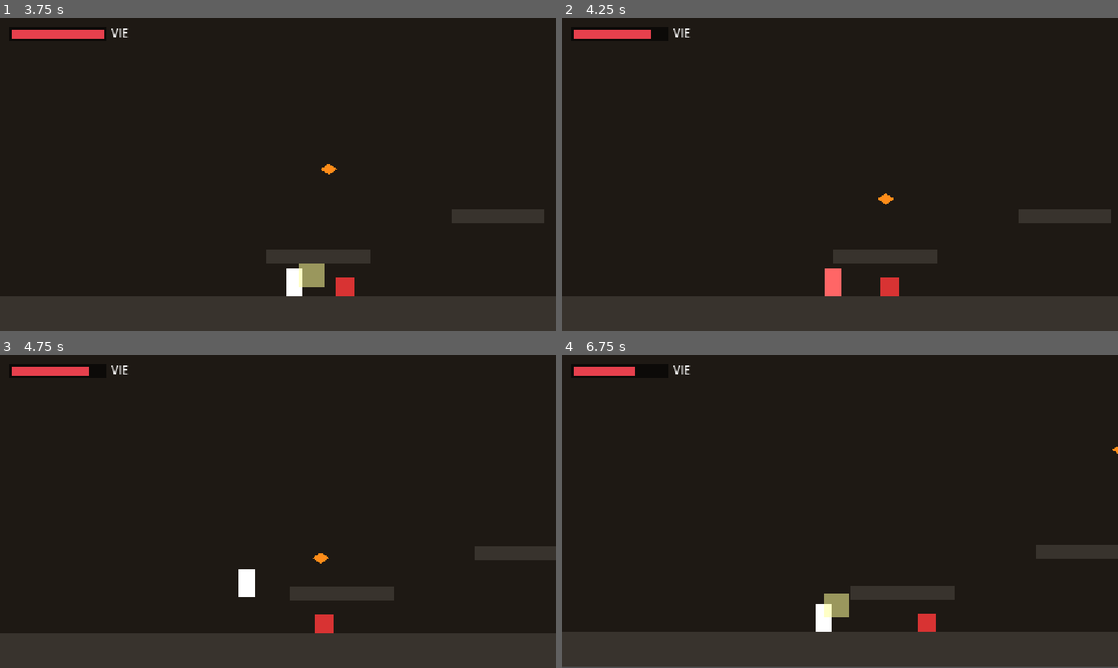
Above: before the commit, frames 1-4 (two rows, left to right).
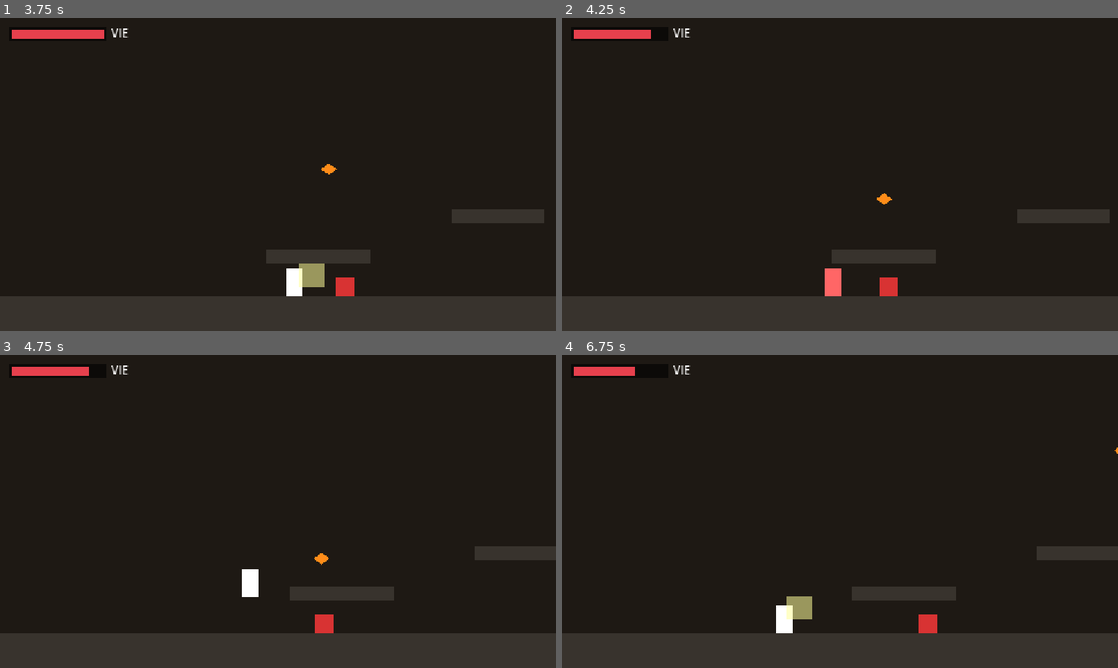
Above: after the commit, the same moments.

Repository: ServOMorph/jeu-pour-nino
Game: Godot game, scene res://scenes/ui/title.tscn
The game is run twice, just before and just after one commit, with the same random seed, the same clock (stepped at 60 frames per second) and the same inputs.
Inputs (mouse positions are in pixels of both pictures, inside the frame that each line leads up to):
- Up to frame 1 (3.75 s): tap Enter (ui_accept) at 0.5 s; move the mouse to (400, 158) at 0.52 s; hold D (move_right) 0.53-2.03 s; click (400, 158) at 0.6 s; tap Space (jump) at 0.77, 1.52, 3.02 s; move the mouse to (166, 190) at 1.27 s; click (166, 190) at 1.35 s; move the mouse to (333, 105) at 2.02 s; hold A (move_left) 2.03-2.78 s; click (333, 105) at 2.1 s; move the mouse to (250, 237) at 2.77 s; hold D (move_right) from 2.78 s (still down); click (250, 237) at 2.85 s; move the mouse to (444, 221) at 3.52 s; click (444, 221) at 3.6 s
- Up to frame 2 (4.25 s): keep holding D (move_right); tap Space (jump) at 3.77 s
- Up to frame 3 (4.75 s): move the mouse to (111, 464) at 4.27 s; release D (move_right) at 4.28 s; hold A (move_left) from 4.28 s (still down); click (111, 464) at 4.35 s; tap Space (jump) at 4.52 s
- Up to frame 4 (6.75 s): move the mouse to (867, 511) at 5.02 s; release A (move_left) at 5.03 s; hold D (move_right) 5.03-5.78 s; click (867, 511) at 5.1 s; move the mouse to (756, 433) at 5.77 s; hold A (move_left) from 5.78 s (still down); click (756, 433) at 5.85 s; tap Space (jump) at 6.02 s; move the mouse to (962, 495) at 6.52 s; click (962, 495) at 6.6 s

Frame 1 is identical in both runs. In frame 2, less than 0.1% of the frame differs, in the area x 48-99%, y 56-89%; in frame 3, 0.1%; in frame 4, 2.2%, in the area x 0-100%, y 29-100%.

Commit message:
refacto(A+B+C): interface take_damage unifiée, stats joueur pilotables, HUD extrait
A — take_damage(amount, Vector2) partout : player et boss_slam_impact alignés.
B — max_hp, attack_damage, attack_range en var dans player.gd pour la phase équipement.
C — hud.gd (CanvasLayer) extrait de level.gd ; level réduit de 237 à 187 lignes.

Co-Authored-By: Claude Sonnet 4.6 <noreply@anthropic.com>

Diff:
--- a/game/scripts/boss.gd
+++ b/game/scripts/boss.gd
@@ -131,12 +131,12 @@
 		var cam = _player.get_node_or_null("Camera2D")
 		if cam and cam.has_method("add_trauma"):
 			cam.add_trauma(6.0)
-	# Onde de choc : degats si le joueur est au sol et proche
 	if _player and is_instance_valid(_player):
 		var dx: float = abs(_player.global_position.x - global_position.x)
 		if dx < 70.0 and _player.has_method("take_damage"):
 			if _player.is_on_floor():
-				_player.take_damage(contact_damage, global_position.x)
+				var dir := (_player.global_position - global_position).normalized()
+				_player.take_damage(contact_damage, dir)
 
 func _die() -> void:
 	state = State.SLEEP
--- /dev/null
+++ b/game/scripts/hud.gd
@@ -0,0 +1,61 @@
+extends CanvasLayer
+
+var _hp_fill: ColorRect
+var _boss_bar_root: Control
+var _boss_fill: ColorRect
+
+func setup(player: Node, boss: Node) -> void:
+	_build_player_bar(player)
+	_build_boss_bar(boss)
+
+func _build_player_bar(player: Node) -> void:
+	var hp_bg := ColorRect.new()
+	hp_bg.color = Color(0, 0, 0, 0.6)
+	hp_bg.position = Vector2(8, 8)
+	hp_bg.size = Vector2(84, 12)
+	add_child(hp_bg)
+	_hp_fill = ColorRect.new()
+	_hp_fill.color = Color(0.9, 0.25, 0.3)
+	_hp_fill.position = Vector2(10, 10)
+	_hp_fill.size = Vector2(80, 8)
+	add_child(_hp_fill)
+	var hp_label := Label.new()
+	hp_label.text = "VIE"
+	hp_label.position = Vector2(96, 6)
+	hp_label.add_theme_font_size_override("font_size", 10)
+	add_child(hp_label)
+	player.health_changed.connect(_on_player_health_changed)
+	_on_player_health_changed(player.hp, player.max_hp)
+
+func _build_boss_bar(boss: Node) -> void:
+	_boss_bar_root = Control.new()
+	_boss_bar_root.position = Vector2(90, 244)
+	_boss_bar_root.visible = false
+	add_child(_boss_bar_root)
+	var b_bg := ColorRect.new()
+	b_bg.color = Color(0, 0, 0, 0.6)
+	b_bg.size = Vector2(304, 14)
+	_boss_bar_root.add_child(b_bg)
+	_boss_fill = ColorRect.new()
+	_boss_fill.color = Color(0.6, 0.2, 0.85)
+	_boss_fill.position = Vector2(2, 2)
+	_boss_fill.size = Vector2(300, 10)
+	_boss_bar_root.add_child(_boss_fill)
+	var b_label := Label.new()
+	b_label.text = "GARDIEN DU NOYAU"
+	b_label.position = Vector2(0, -14)
+	b_label.add_theme_font_size_override("font_size", 9)
+	_boss_bar_root.add_child(b_label)
+	boss.health_changed.connect(_on_boss_health_changed)
+
+func show_boss_bar() -> void:
+	_boss_bar_root.visible = true
+
+func hide_boss_bar() -> void:
+	_boss_bar_root.visible = false
+
+func _on_player_health_changed(current: int, maximum: int) -> void:
+	_hp_fill.size.x = 80.0 * float(current) / float(maximum)
+
+func _on_boss_health_changed(current: int, maximum: int) -> void:
+	_boss_fill.size.x = 300.0 * float(current) / float(maximum)
--- a/game/scripts/level.gd
+++ b/game/scripts/level.gd
@@ -17,12 +17,9 @@
 var _door: StaticBody2D = null
 
 const END_SCREEN := preload("res://scripts/end_screen.gd")
+const HUD_SCRIPT := preload("res://scripts/hud.gd")
 
-# Elements UI (construits par code)
-var hud: CanvasLayer
-var hp_fill: ColorRect
-var boss_bar_root: Control
-var boss_fill: ColorRect
+var _hud: CanvasLayer
 
 func _ready() -> void:
 	randomize()
@@ -33,7 +30,7 @@
 	if cfg["enemies"]:
 		_spawn_enemies()
 	_spawn_boss()
-	_build_hud()
+	_setup_hud()
 	player.global_position = cfg["pos"]
 	if cfg["boss_active"]:
 		_start_boss_fight()
@@ -150,7 +147,6 @@
 	add_child(boss)
 	boss.global_position = Vector2(1460, FLOOR_TOP - 18)
 	boss.died.connect(_on_boss_died)
-	boss.health_changed.connect(_on_boss_health_changed)
 
 func _start_boss_fight() -> void:
 	_boss_started = true
@@ -158,61 +154,14 @@
 	_door = _add_platform(Rect2(ARENA_X - 8, FLOOR_TOP - 140, 16, 140), Color(0.4, 0.15, 0.35))
 	if boss and is_instance_valid(boss):
 		boss.activate()
-	boss_bar_root.visible = true
+	_hud.show_boss_bar()
 
 # ---------------------------------------------------------------------- HUD
 
-func _build_hud() -> void:
-	hud = CanvasLayer.new()
-	add_child(hud)
-
-	# Barre de vie joueur
-	var hp_bg := ColorRect.new()
-	hp_bg.color = Color(0, 0, 0, 0.6)
-	hp_bg.position = Vector2(8, 8)
-	hp_bg.size = Vector2(84, 12)
-	hud.add_child(hp_bg)
-	hp_fill = ColorRect.new()
-	hp_fill.color = Color(0.9, 0.25, 0.3)
-	hp_fill.position = Vector2(10, 10)
-	hp_fill.size = Vector2(80, 8)
-	hud.add_child(hp_fill)
-	var hp_label := Label.new()
-	hp_label.text = "VIE"
-	hp_label.position = Vector2(96, 6)
-	hp_label.add_theme_font_size_override("font_size", 10)
-	hud.add_child(hp_label)
-
-	player.health_changed.connect(_on_player_health_changed)
-	_on_player_health_changed(player.hp, player.MAX_HP)
-
-	# Barre de vie boss (cachee au depart)
-	boss_bar_root = Control.new()
-	boss_bar_root.position = Vector2(90, 244)
-	boss_bar_root.visible = false
-	hud.add_child(boss_bar_root)
-	var b_bg := ColorRect.new()
-	b_bg.color = Color(0, 0, 0, 0.6)
-	b_bg.size = Vector2(304, 14)
-	boss_bar_root.add_child(b_bg)
-	boss_fill = ColorRect.new()
-	boss_fill.color = Color(0.6, 0.2, 0.85)
-	boss_fill.position = Vector2(2, 2)
-	boss_fill.size = Vector2(300, 10)
-	boss_bar_root.add_child(boss_fill)
-	var b_label := Label.new()
-	b_label.text = "GARDIEN DU NOYAU"
-	b_label.position = Vector2(0, -14)
-	b_label.add_theme_font_size_override("font_size", 9)
-	boss_bar_root.add_child(b_label)
-
-func _on_player_health_changed(current: int, maximum: int) -> void:
-	var ratio: float = float(current) / float(maximum)
-	hp_fill.size.x = 80.0 * ratio
-
-func _on_boss_health_changed(current: int, maximum: int) -> void:
-	var ratio: float = float(current) / float(maximum)
-	boss_fill.size.x = 300.0 * ratio
+func _setup_hud() -> void:
+	_hud = HUD_SCRIPT.new()
+	add_child(_hud)
+	_hud.setup(player, boss)
 
 # --------------------------------------------------------------- Fin de partie
 
@@ -226,7 +175,7 @@
 	if _ended:
 		return
 	_ended = true
-	boss_bar_root.visible = false
+	_hud.hide_boss_bar()
 	_show_end_screen("NOYAU ATTEINT - VICTOIRE", Color(0.4, 0.85, 0.5), true)
 
 func _show_end_screen(message: String, color: Color, victory: bool) -> void:
--- a/game/scripts/player.gd
+++ b/game/scripts/player.gd
@@ -14,15 +14,17 @@
 const COYOTE_TIME := 0.10
 const JUMP_BUFFER := 0.10
 
-const MAX_HP := 6
 const ATTACK_DURATION := 0.18
 const ATTACK_COOLDOWN := 0.32
-const ATTACK_DAMAGE := 2
 const ATTACK_KNOCKBACK := 180.0
 const INVULN_TIME := 0.8
 const HURT_KNOCKBACK := 200.0
 
-var hp := MAX_HP
+var max_hp := 6
+var attack_damage := 2
+var attack_range := 16.0
+
+var hp: int
 var facing := 1
 var _coyote := 0.0
 var _jump_buffer := 0.0
@@ -38,10 +40,11 @@
 @onready var hurtbox: Area2D = $Hurtbox
 
 func _ready() -> void:
+	hp = max_hp
 	attack_hitbox.monitoring = false
 	attack_visual.visible = false
 	hurtbox.area_entered.connect(_on_hurtbox_area_entered)
-	health_changed.emit(hp, MAX_HP)
+	health_changed.emit(hp, max_hp)
 
 func _physics_process(delta: float) -> void:
 	if _dead:
@@ -54,7 +57,6 @@
 	else:
 		visual.color = Color(1, 1, 1)
 
-	# Timers de saut
 	if is_on_floor():
 		_coyote = COYOTE_TIME
 	else:
@@ -63,22 +65,18 @@
 	if Input.is_action_just_pressed("jump"):
 		_jump_buffer = JUMP_BUFFER
 
-	# Gravite
 	if not is_on_floor():
 		var g := GRAVITY if velocity.y < 0.0 else FALL_GRAVITY
 		velocity.y = min(velocity.y + g * delta, MAX_FALL)
 
-	# Saut (coyote + buffer)
 	if _jump_buffer > 0.0 and _coyote > 0.0:
 		velocity.y = JUMP_VELOCITY
 		_jump_buffer = 0.0
 		_coyote = 0.0
 		AudioManager.play("jump")
-	# Saut variable : relacher coupe l'ascension
 	if Input.is_action_just_released("jump") and velocity.y < JUMP_VELOCITY * 0.4:
 		velocity.y = JUMP_VELOCITY * 0.4
 
-	# Attaque
 	if _attack_timer > 0.0:
 		_attack_timer -= delta
 		if _attack_timer <= 0.0:
@@ -86,14 +84,12 @@
 	if Input.is_action_just_pressed("attack") and _attack_cooldown <= 0.0 and _attack_timer <= 0.0:
 		_start_attack()
 
-	# Orientation selon la visée (stick droit ou souris)
 	var aim := _get_aim_dir()
 	var aim_facing := 1 if aim.x >= 0.0 else -1
 	if aim_facing != facing:
 		facing = aim_facing
 		_update_facing()
 
-	# Deplacement horizontal
 	if _hurt_stun > 0.0:
 		_hurt_stun -= delta
 	else:
@@ -113,10 +109,9 @@
 	_attack_timer = ATTACK_DURATION
 	_attack_cooldown = ATTACK_COOLDOWN
 	var aim := _get_aim_dir()
-	attack_hitbox.position = aim * 16.0
+	attack_hitbox.position = aim * attack_range
 	attack_hitbox.monitoring = true
 	attack_visual.visible = true
-	# Applique les degats aux hurtbox ennemies en contact
 	await get_tree().physics_frame
 	if not attack_hitbox.monitoring:
 		return
@@ -125,7 +120,7 @@
 		if area.is_in_group("enemy_hurtbox"):
 			var target := area.get_parent()
 			if target.has_method("take_damage"):
-				target.take_damage(ATTACK_DAMAGE, aim * ATTACK_KNOCKBACK)
+				target.take_damage(attack_damage, aim * ATTACK_KNOCKBACK)
 				hit = true
 	if hit:
 		_screen_shake()
@@ -141,18 +136,17 @@
 		var dmg := 1
 		if "contact_damage" in src:
 			dmg = int(src.contact_damage)
-		take_damage(dmg, src.global_position.x)
+		var knockback := (global_position - src.global_position).normalized()
+		take_damage(dmg, knockback)
 
-func take_damage(amount: int, from_x: float) -> void:
+func take_damage(amount: int, knockback: Vector2) -> void:
 	if _dead or _invuln > 0.0:
 		return
 	hp = max(0, hp - amount)
-	health_changed.emit(hp, MAX_HP)
+	health_changed.emit(hp, max_hp)
 	_invuln = INVULN_TIME
-	var kdir := signf(global_position.x - from_x)
-	if kdir == 0.0:
-		kdir = -float(facing)
-	velocity.x = kdir * HURT_KNOCKBACK
+	var dir := knockback if knockback != Vector2.ZERO else Vector2(-float(facing), 0.0)
+	velocity.x = dir.normalized().x * HURT_KNOCKBACK
 	velocity.y = -120.0
 	_hurt_stun = 0.18
 	_screen_shake()
